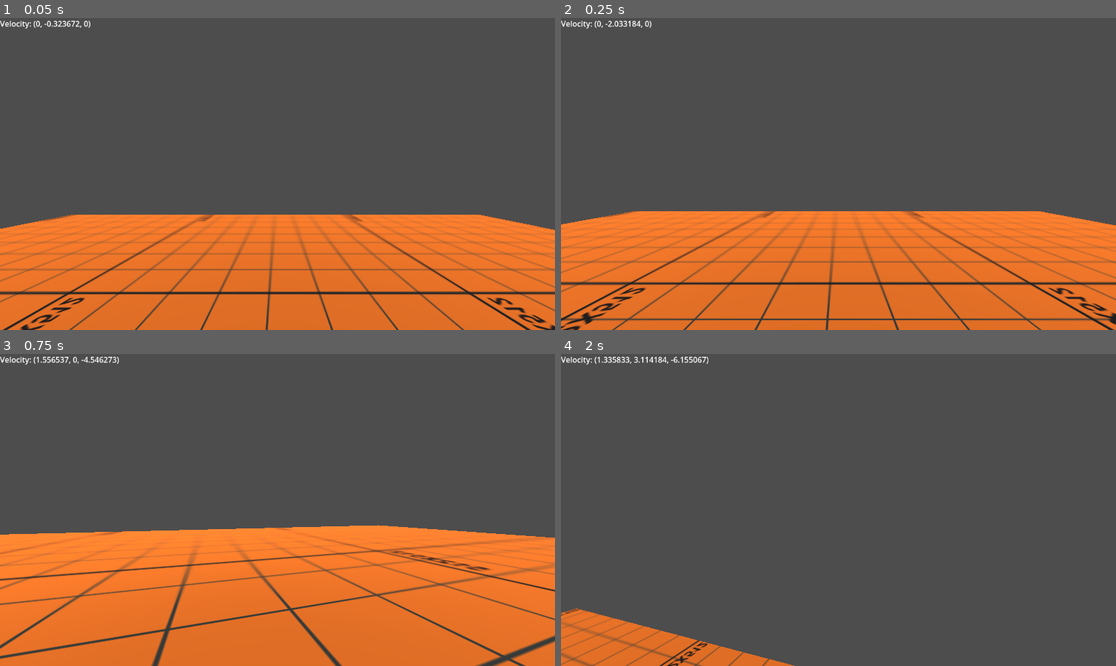
Above: before the commit, frames 1-4 (two rows, left to right).
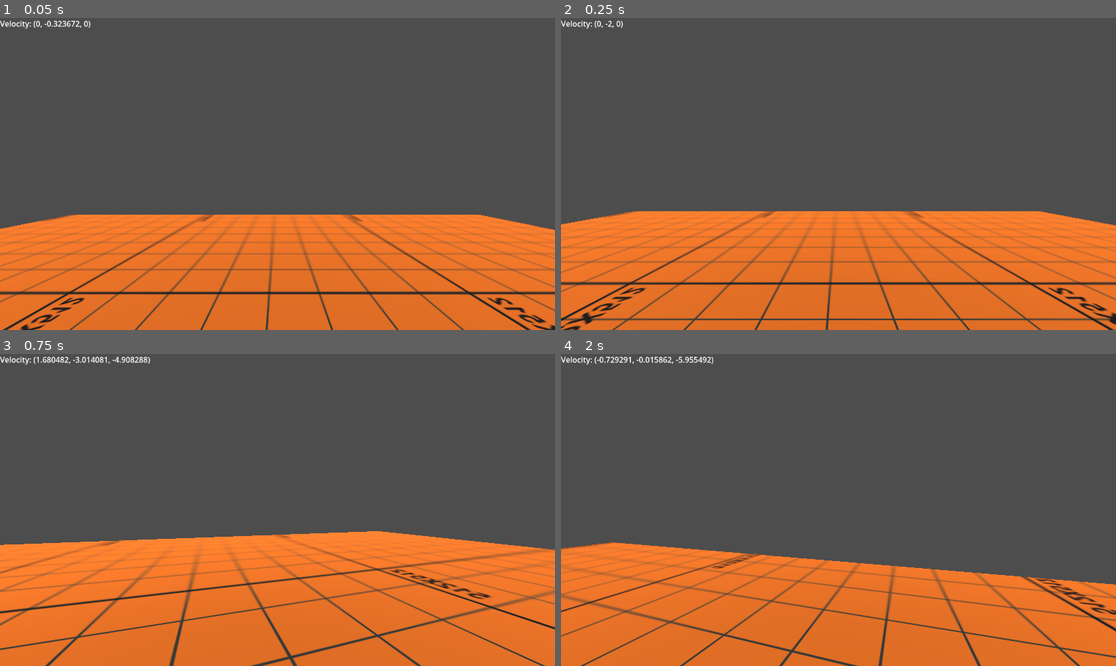
Above: after the commit, the same moments.

Repository: fowrr/ninja-game
Game: Godot game, scene res://testing_grounds.tscn
Two runs of this game, one before a commit and one after it. Both use one fixed random seed, a clock stepped at 60 frames per second and the inputs below.
Inputs (mouse positions are in pixels of both pictures, inside the frame that each line leads up to):
- Up to frame 1 (0.05 s): no input
- Up to frame 2 (0.25 s): no input
- Up to frame 3 (0.75 s): tap Enter (ui_accept) at 0.5 s; move the mouse to (305, 510) at 0.52 s; hold Up (ui_up) from 0.53 s (still down); hold Shift (shift) from 0.53 s (still down)
- Up to frame 4 (2 s): keep holding Up (ui_up); tap Enter (ui_accept) at 0.77, 1.52 s; tap Space (space) at 0.8, 1.35 s; move the mouse to (810, 510) at 1.27 s; release Shift (shift) at 1.28 s; tap Shift (shift) at 1.55 s

Frame 1 is identical in both runs. In frame 2, less than 0.1% of the frame differs, in the area x 9-17%, y 0-4%; in frame 3, 13%; in frame 4, 30%, in the area x 0-100%, y 0-100%.

Commit message:
movement aswd

Diff:
--- a/bean.gd
+++ b/bean.gd
@@ -7,9 +7,10 @@
 @onready var mNode = $movementNode
 @onready var velocity_label = $"Control/velocity"
 var grounded = 0
-var max_horizontal_speed := 4.0
-var max_diagonal_speed := 4.0
+var max_horizontal_speed := 2.0
+var max_diagonal_speed := 2.82842712475
 var jumps = 2
+var linear_v := 0.0000
 # Called when the node enters the scene tree for the first time.
 func _ready():
 	Input.mouse_mode = Input.MOUSE_MODE_CAPTURED
@@ -19,16 +20,18 @@
 # Called every frame. 'delta' is the elapsed time since the previous frame.
 func _process(delta):
 
-	print(grounded)
+	#Code making sure my velocity is never higher than my max speed.
+	var current_velocity = linear_velocity # Get the current velocity of the rigid body
+	if current_velocity.length() > max_horizontal_speed:
+		current_velocity = current_velocity.normalized() * max_horizontal_speed
+		linear_velocity = current_velocity
+	print(linear_velocity.length())
 
 
-	var speed = get_linear_velocity()
-	if abs(linear_velocity.x) > max_horizontal_speed:
-		linear_velocity.x = sign(linear_velocity.x) * max_horizontal_speed
-	if abs(linear_velocity.z) > max_horizontal_speed:
-		linear_velocity.z = sign(linear_velocity.z) * max_horizontal_speed
-	veloSpeed.emit(speed)
-	velocity_label.text = "Velocity: " + str(speed)
+	#Label for velocity
+	veloSpeed.emit(current_velocity)
+	velocity_label.text = "Velocity: " + str(current_velocity)
+
 	var input = Input.get_vector("ui_left","ui_right","ui_up","ui_down")
 	var horizon_basis = mNode.basis
 	apply_central_force(Vector3(input.x, 0 ,input.y) * velocity * 1 * delta * horizon_basis)
@@ -37,7 +40,6 @@
 	if Input.is_action_pressed("shift"):
 		velocity = 2500
 		max_horizontal_speed = 6.0
-		max_diagonal_speed = 4.24264068712
 	else:
 		velocity = 1000
 		#max_horizontal_speed = 3.0
@@ -54,7 +56,12 @@
 		jumps = 2
 	if Input.is_action_just_pressed("space"):
 		if grounded == 1:
-			apply_central_impulse(Vector3(0, 1 ,0) * 6 )
-			jumps -=1
-			if jumps == 0:
+			if jumps == 2:
+				apply_central_impulse(Vector3(0, 1 ,0) * 6 )
+				jumps -=1
+			elif jumps == 1:
+				if linear_velocity.y <= 0:
+					apply_central_impulse(Vector3(0, 1 ,0) * 6 )
+					jumps -=1
+			elif jumps == 0:
 				grounded = 0
--- a/testing_grounds.tscn
+++ b/testing_grounds.tscn
@@ -7,6 +7,13 @@
 [sub_resource type="StandardMaterial3D" id="StandardMaterial3D_gi3u0"]
 albedo_texture = ExtResource("1_x8rf2")
 uv1_scale = Vector3(2.985, 2.985, 2.985)
+
+[sub_resource type="PhysicsMaterial" id="PhysicsMaterial_blkih"]
+
+[sub_resource type="BoxMesh" id="BoxMesh_1u8uq"]
+
+[sub_resource type="ConvexPolygonShape3D" id="ConvexPolygonShape3D_cbrps"]
+points = PackedVector3Array(-0.5, -0.5, -0.5, 0.5, 0.5, 0.5, 0.5, -0.5, 0.5, 0.5, 0.5, -0.5, -0.5, 0.5, 0.5, 0.5, -0.5, -0.5, -0.5, -0.5, 0.5, -0.5, 0.5, -0.5)
 
 [node name="testing" type="Node3D"]
 
@@ -22,6 +29,20 @@
 transform = Transform3D(1.31134e-07, 0, -1, 0, 1, 0, 1, 0, 1.31134e-07, 0, 0.512499, 6)
 use_collision = true
 
+[node name="CSGBox3D2" type="CSGBox3D" parent="CSGBox3D2"]
+transform = Transform3D(1.31134e-07, 0, -1, 0, 1, 0, 1, 0, 1.31134e-07, 0, 3.5125, 6)
+use_collision = true
+
 [node name="bean" parent="." instance=ExtResource("2_cypw4")]
 transform = Transform3D(1, 0, 0, 0, 1, 0, 0, 0, 1, 0, 3, 0)
 script = ExtResource("3_bj37r")
+
+[node name="RigidBody3D" type="RigidBody3D" parent="."]
+transform = Transform3D(1, 0, 0, 0, 1, 0, 0, 0, 1, 4, 3, 0)
+physics_material_override = SubResource("PhysicsMaterial_blkih")
+
+[node name="MeshInstance3D" type="MeshInstance3D" parent="RigidBody3D"]
+mesh = SubResource("BoxMesh_1u8uq")
+
+[node name="CollisionShape3D" type="CollisionShape3D" parent="RigidBody3D"]
+shape = SubResource("ConvexPolygonShape3D_cbrps")
Not shown: 1 places in testing_grounds.tscn that only renumber resources
